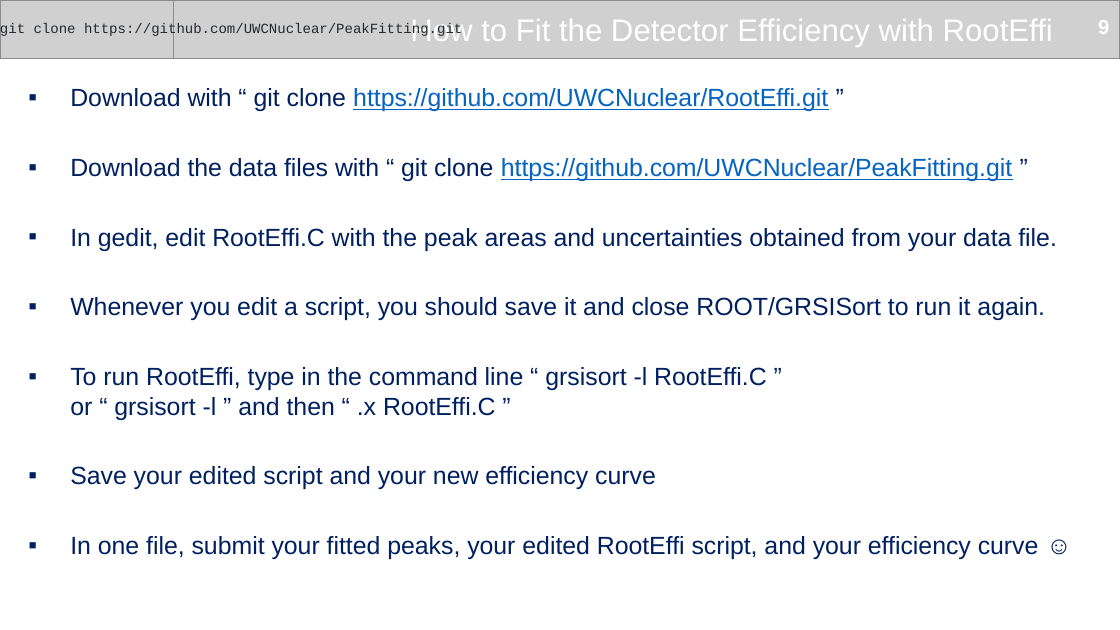
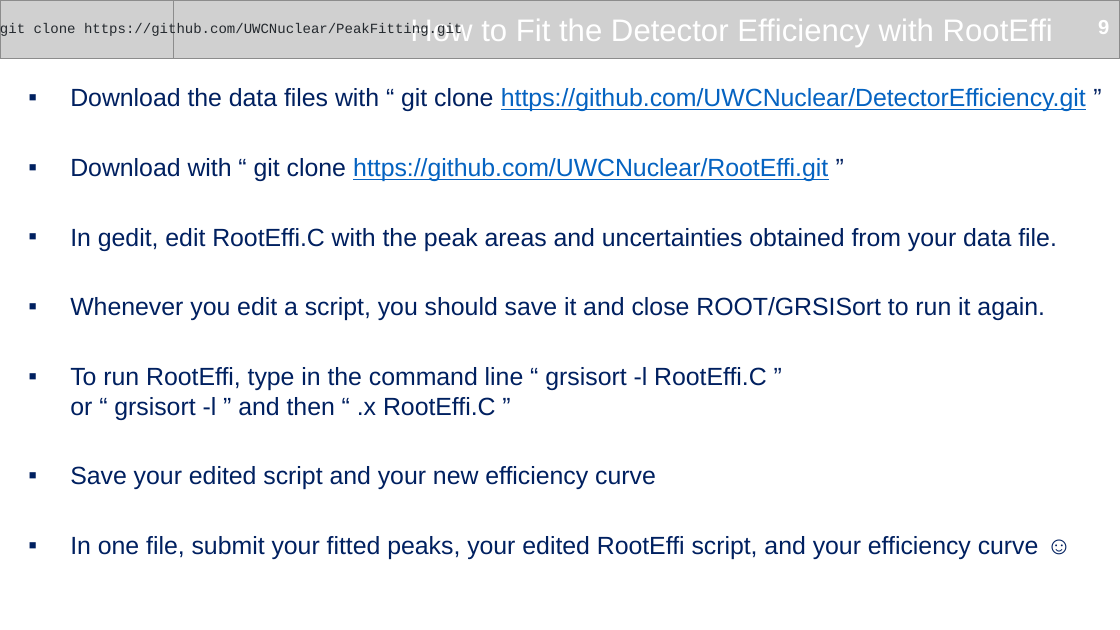
Before and after one commit to UWCNuclear/DetectorEfficiency, a slide deck: slide 9 of Introduction.pptx. Drawn at 1120x630 pixels with LibreOffice and Linux fonts; fonts in the diff are those of the drawing; grey boxes stand for pictures. Boxes give left, top, right and bottom in pixels: in the first picture for what was removed or moved away, otherwise in the second. Text is boxed around its words. In the diff, an @@ line names an element or a change of style, - is before the commit and + after.

```diff
--- a/Introduction.pptx
+++ b/Introduction.pptx
@@ text at [70,88,1086,111]: paragraph added @@
+▪ Download the data files with “ git clone https://github.com/UWCNuclear/DetectorEfficiency.git ”
@@ text at [70,158,1012,181]: paragraph removed @@
-▪ Download the data files with “ git clone https://github.com/UWCNuclear/PeakFitting.git ”
```
Also in this commit, not shown: 1 other slide changed, 1 other file.
